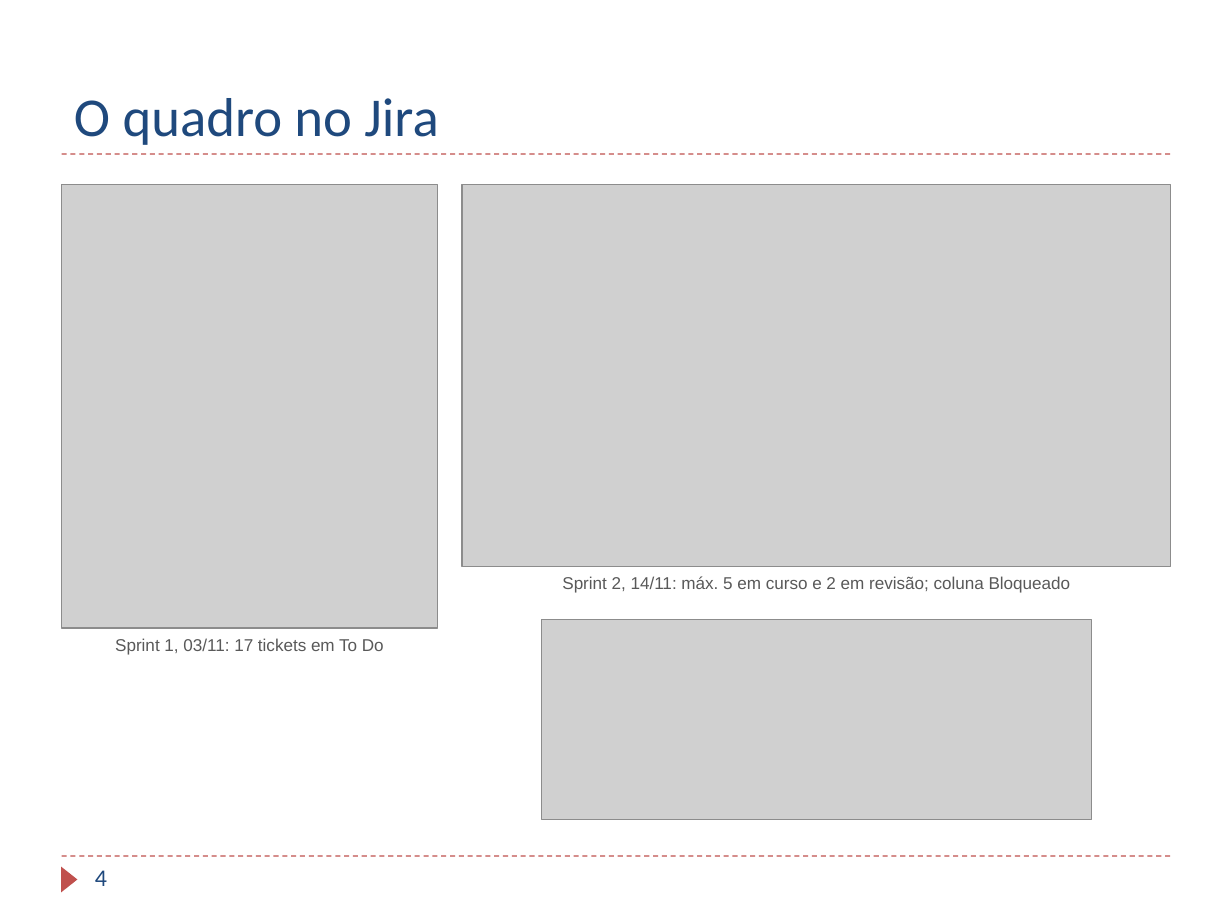
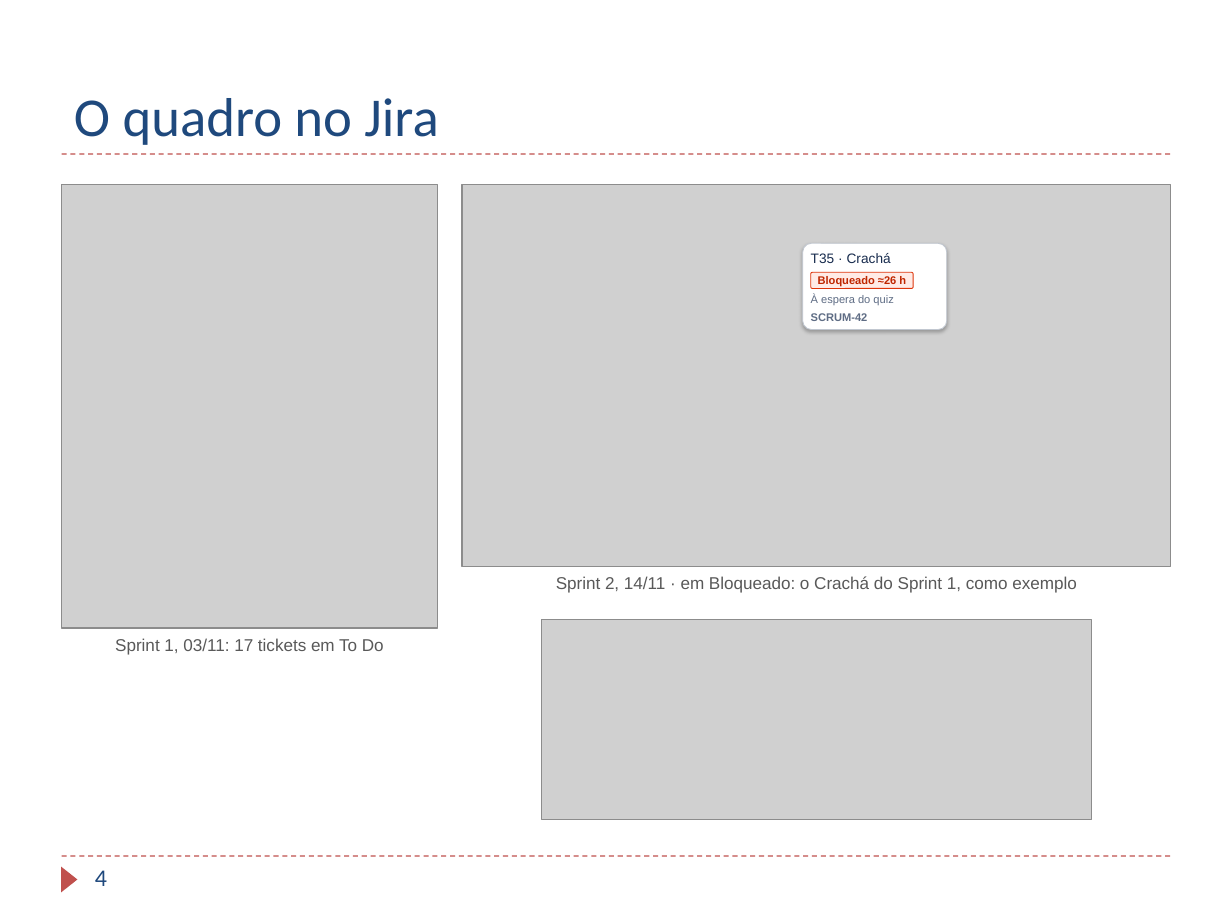
Before and after one commit to TaniaBmGuedes/MDS-TP4, a slide deck: slide 4 of entrega/07_Apresentacao_Final.pptx. Drawn at 1232x924 pixels with LibreOffice and Linux fonts; fonts in the diff are those of the drawing; grey boxes stand for pictures; background and template pictures are left out. Boxes give left, top, right and bottom in pixels: in the first picture for what was removed or moved away, otherwise in the second. Text is boxed around its words. In the diff, an @@ line names an element or a change of style, - is before the commit and + after.

Commit message:
Apresentação: exemplo de ticket bloqueado no quadro e slide do PR #30 do ticket ao merge

```diff
--- a/entrega/07_Apresentacao_Final.pptx
+++ b/entrega/07_Apresentacao_Final.pptx
@@ rounded rectangle added at <box>803,244,947,330</box>, fill #FFFFFF, outline #C1C7D0 0.5 pt @@
@@ text added at <box>811,253,891,263</box>, 8 pt, text #172B4D @@
+T35 · Crachá
@@ rounded rectangle added at <box>811,272,913,288</box>, fill #FFEBE6, outline #DE350B 0.5 pt, 6.5 pt, text #BF2600, bold @@
+Bloqueado ≈26 h
@@ text added at <box>811,295,893,305</box>, 6.5 pt, text #5E6C84 @@
+À espera do quiz
@@ text added at <box>811,313,868,321</box>, 6.5 pt, text #5E6C84, bold @@
+SCRUM-42
@@ text at <box>556,576,1077,593</box>: text changed @@
-Sprint 2, 14/11: máx. 5 em curso e 2 em revisão; coluna Bloqueado
+Sprint 2, 14/11 · em Bloqueado: o Crachá do Sprint 1, como exemplo
```
Also in this commit, not shown: 1 other slide changed.
